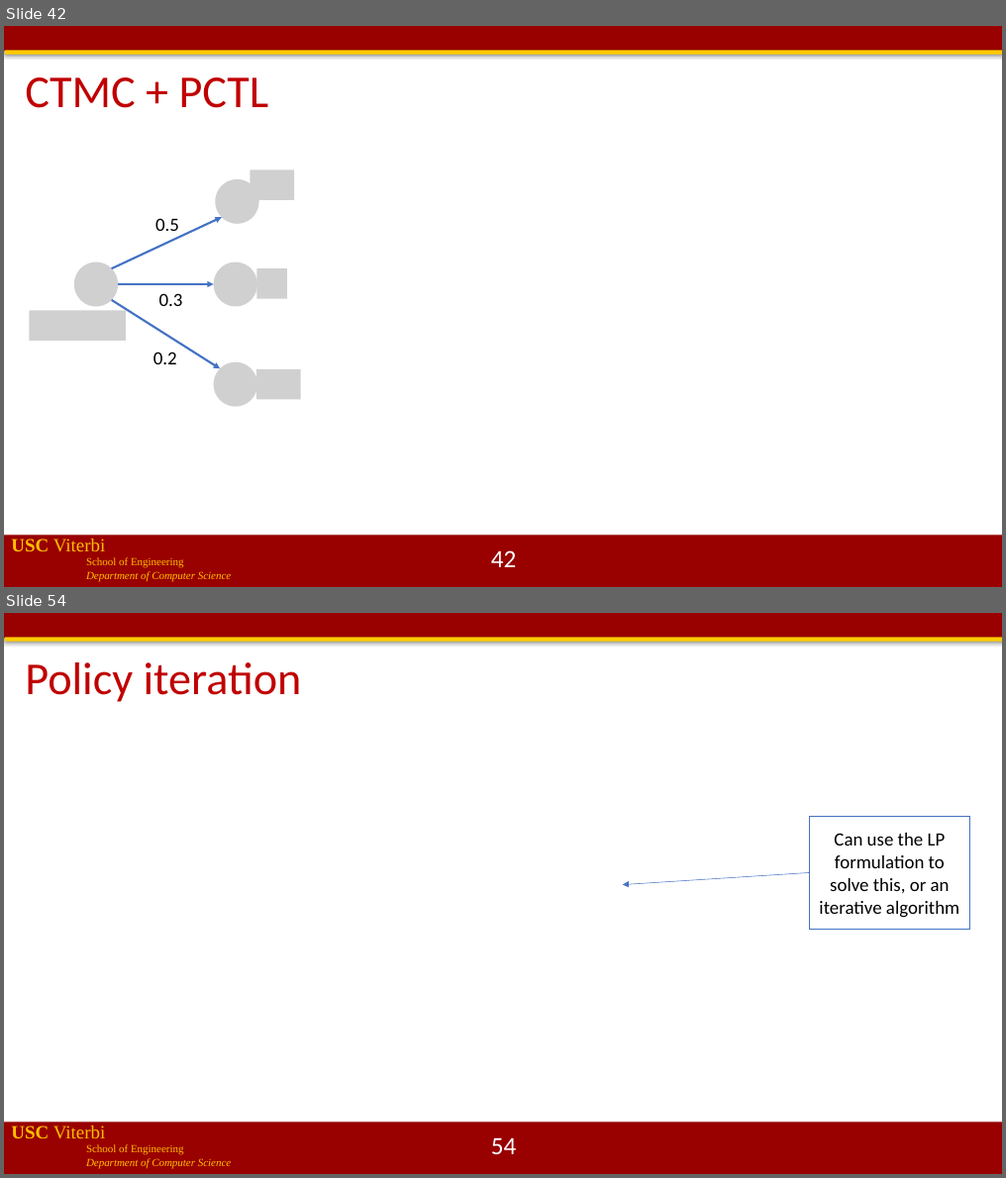
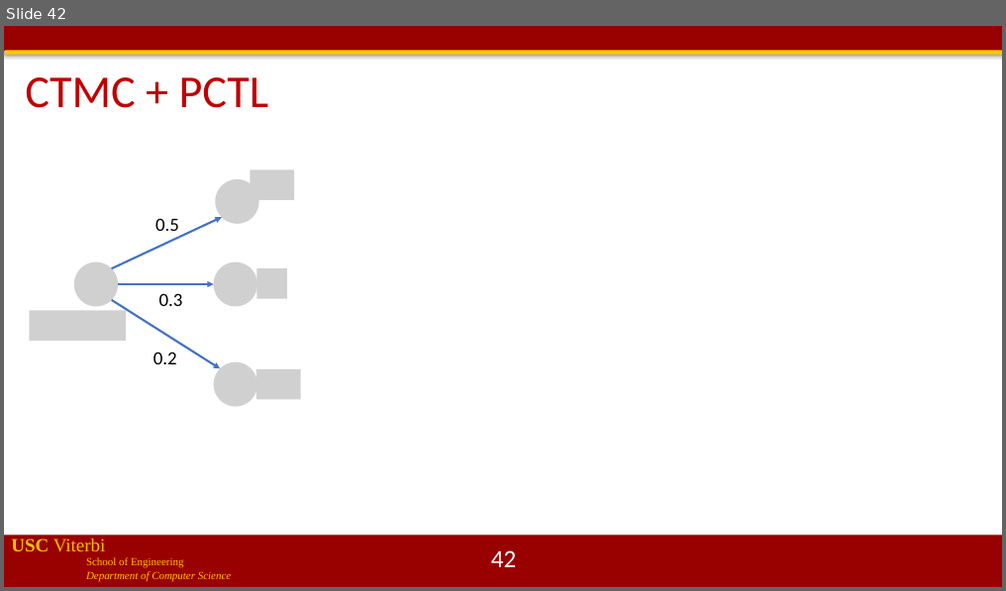
Before and after one commit to jdeshmukh/jdeshmukh.github.io, a slide deck: teaching/cs513-autocps-fall-2020/lecture8-Probabilistic-Models.pptx. Shown one above the other, each under a label of ours: slides 42 and 54 before the commit, slide 42 after it; the slides between them are not shown. The pictures are 1006x1178 and 1006x591 pixels, drawn with LibreOffice and Linux fonts; fonts in the diff are those of the drawing; grey boxes stand for pictures; background and template pictures are left out. Boxes give left, top, right and bottom in pixels: in the first picture for what was removed or moved away, otherwise in the second. Text is boxed around its words. In the diff, an @@ line names an element or a change of style, - is before the commit and + after.

```diff
--- a/teaching/cs513-autocps-fall-2020/lecture8-Probabilistic-Models.pptx
+++ b/teaching/cs513-autocps-fall-2020/lecture8-Probabilistic-Models.pptx
@@ slide 54 removed at bbox=[4, 613, 1002, 1174], background #FFFFFF; not listed: 4 template elements that a slide beside it also shows @@
@@ title removed at bbox=[25, 663, 302, 702] @@
-Policy iteration
@@ rectangle removed at bbox=[810, 817, 969, 929] @@
-Can use the LP formulation to solve this, or an iterative algorithm
@@ arrow removed from (810, 872) to (623, 884) @@
@@ page number removed at bbox=[491, 1138, 517, 1155] @@
-54
```
Also in this commit, not shown: 23 other slides removed, 1 other file.
